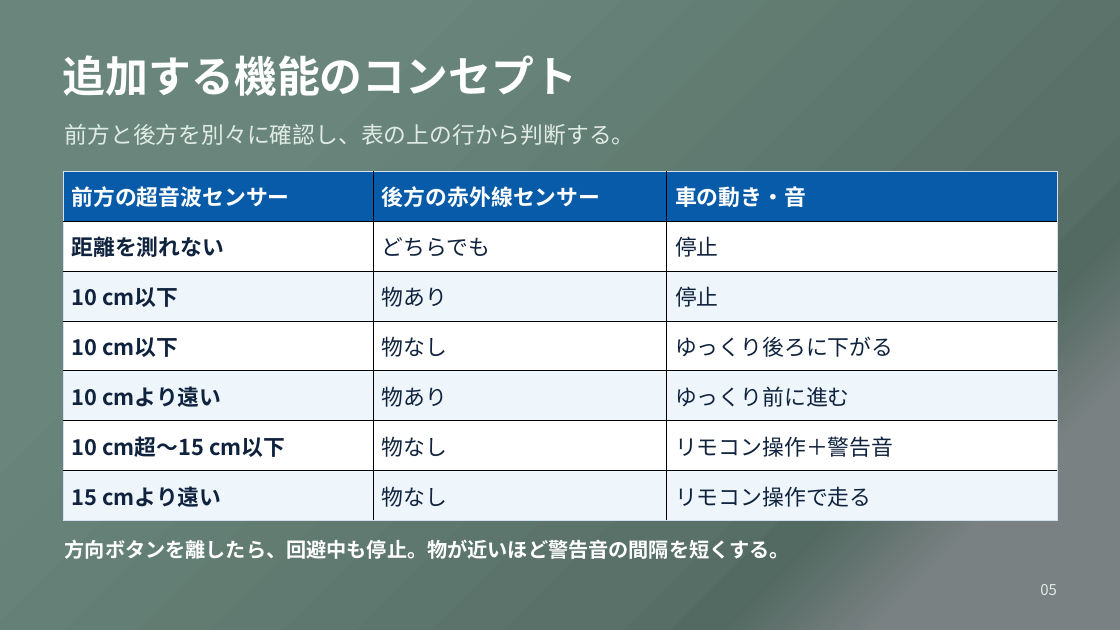
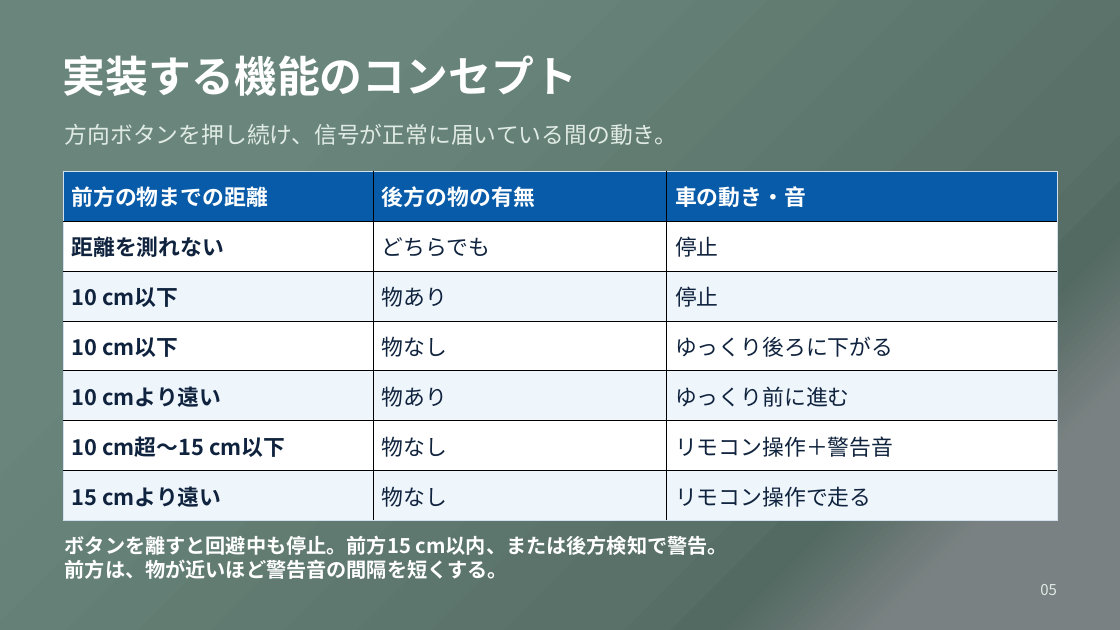
Before and after one commit to aaa1550/-, a slide deck: slide 5 of docs/files/OSOYOO_robot_car_presentation.pptx. Drawn at 1120x630 pixels with LibreOffice and Linux fonts; fonts in the diff are those of the drawing. Boxes give left, top, right and bottom in pixels: in the first picture for what was removed or moved away, otherwise in the second. Text is boxed around its words. In the diff, an @@ line names an element or a change of style, - is before the commit and + after.

```diff
--- a/docs/files/OSOYOO_robot_car_presentation.pptx
+++ b/docs/files/OSOYOO_robot_car_presentation.pptx
@@ text at [63,55,577,96]: text changed @@
-追加する機能のコンセプト
+実装する機能のコンセプト
@@ text at [65,124,678,145]: text changed @@
-前方と後方を別々に確認し、表の上の行から判断する。
+方向ボタンを押し続け、信号が正常に届いている間の動き。
@@ table at [63,171,1058,521] @@
-row 1, column 1: 前方の超音波センサー
+row 1, column 1: 前方の物までの距離
-row 1, column 2: 後方の赤外線センサー
+row 1, column 2: 後方の物の有無
@@ text at [65,535,728,579]: text changed @@
-方向ボタンを離したら、回避中も停止。物が近いほど警告音の間隔を短くする。
+ボタンを離すと回避中も停止。前方15 cm以内、または後方検知で警告。
+前方は、物が近いほど警告音の間隔を短くする。
```
Also in this commit, not shown: 6 other slides changed, 3 other files.
